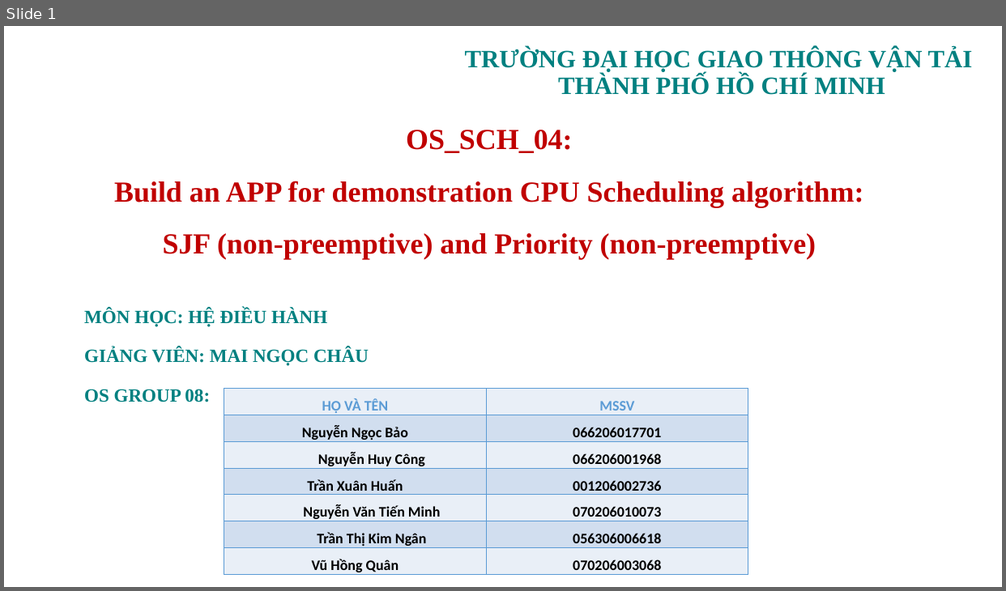
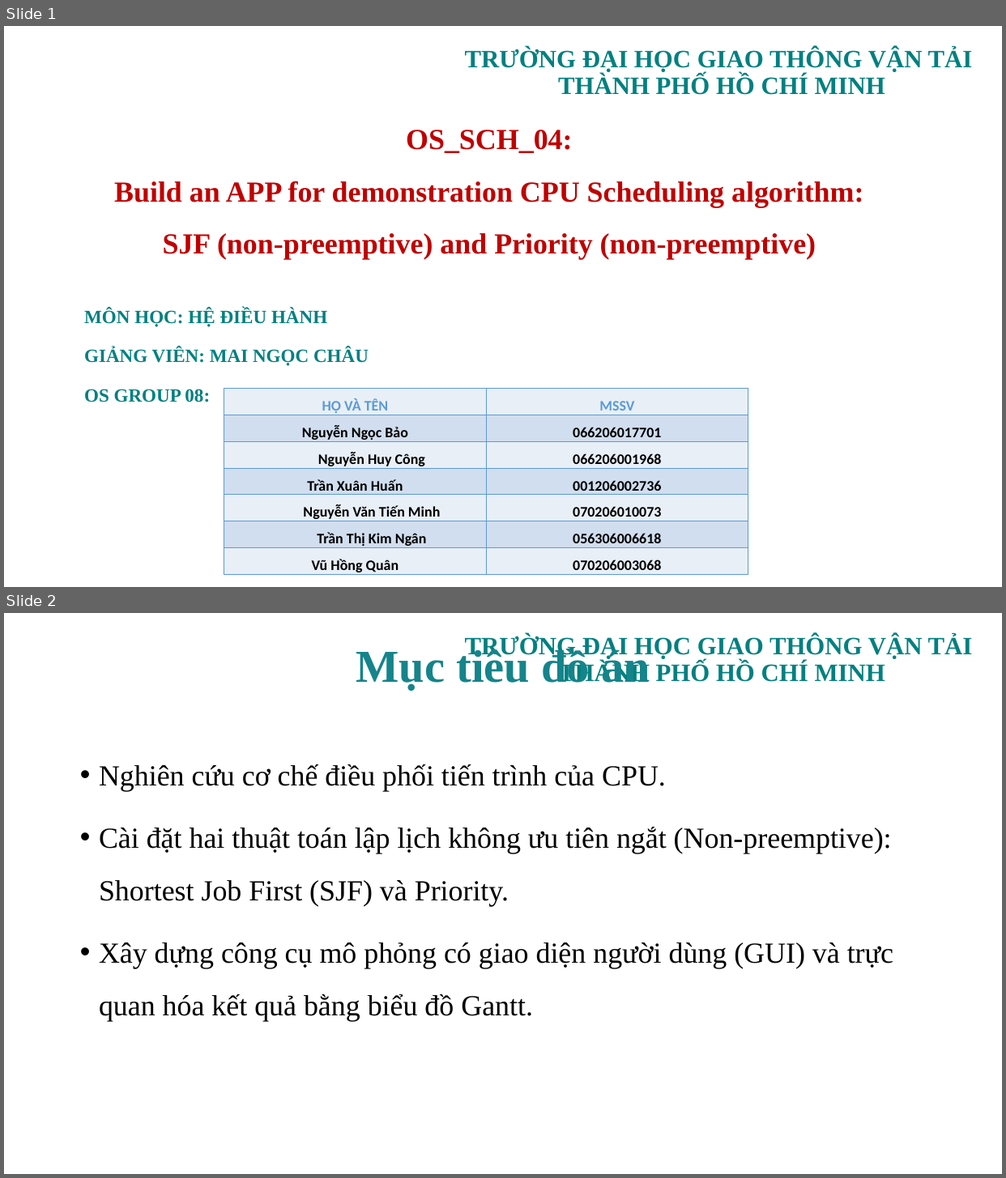
Before and after one commit to tkimngan040/OS_Group08_OS_SCH_04, a slide deck: PPTX/OS_SCH_04_GROUP08.pptx. Shown one above the other, each under a label of ours: slide 1 before the commit, slides 1 and 2 after it. The pictures are 1006x591 and 1006x1178 pixels, drawn with LibreOffice and Linux fonts; fonts in the diff are those of the drawing; background and template pictures are left out. Boxes give left, top, right and bottom in pixels: in the first picture for what was removed or moved away, otherwise in the second. Text is boxed around its words. In the diff, an @@ line names an element or a change of style, - is before the commit and + after.

```diff
--- a/PPTX/OS_SCH_04_GROUP08.pptx
+++ b/PPTX/OS_SCH_04_GROUP08.pptx
@@ slide 2 added at box(4, 613, 1002, 1174), background picture (left out); not listed: 1 template element that a slide beside it also shows @@
@@ title added at box(356, 646, 650, 691), 44 pt, text #15848B, bold @@
+Mục tiêu đồ án
@@ text added at box(99, 764, 893, 1022), 28 pt, text #000000 @@
+• Nghiên cứu cơ chế điều phối tiến trình của CPU.
+• Cài đặt hai thuật toán lập lịch không ưu tiên ngắt (Non-preemptive): Shortest Job First (SJF) và Priority.
+• Xây dựng công cụ mô phỏng có giao diện người dùng (GUI) và trực quan hóa kết quả bằng biểu đồ Gantt.
@@ page number added at box(710, 1133, 934, 1163), 12 pt, text #FFFFFF @@
+2
```
Also in this commit, not shown: 1 slide changed, 11 other slides added, 19 slides removed.
